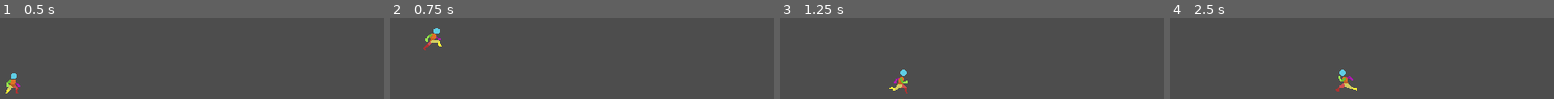
Above: before the commit, frames 1-4 (left to right).
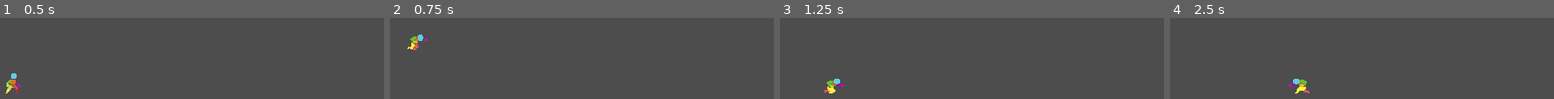
Above: after the commit, the same moments.

Repository: SJCooper/Prototype1
Game: Godot game, scene res://Assets/Scenes/game.tscn
Two runs of this game, one before a commit and one after it. Both use one fixed random seed, a clock stepped at 60 frames per second and the inputs below.
Inputs:
- Up to frame 1 (0.5 s): no input
- Up to frame 2 (0.75 s): tap Enter (ui_accept) at 0.5 s; hold Right (ui_right) from 0.53 s (still down); hold Z from 0.53 s (still down)
- Up to frame 3 (1.25 s): keep holding Right (ui_right); keep holding Z; tap Enter (ui_accept) at 0.77 s; tap X at 0.8 s
- Up to frame 4 (2.5 s): release Z at 1.28 s; tap X at 1.35, 2.3 s; tap Enter (ui_accept) at 1.52 s; tap Z at 1.55 s; release Right (ui_right) at 2.03 s; hold Left (ui_left) from 2.03 s (still down); hold Z from 2.03 s (still down)

Frame 1 is identical in both runs. In frame 2, 0.9% of the frame differs, in the area x 4-14%, y 12-40%; in frame 3, 0.9%; in frame 4, 1.0%, in the area x 30-49%, y 63-94%.

Commit message:
add slide
added logic for sliding

Diff:
--- a/Assets/Scripts/player.gd
+++ b/Assets/Scripts/player.gd
@@ -37,6 +37,26 @@
 		$AnimatedSprite2D.play("walk")
 		$AnimatedSprite2D.flip_h = true
 		speedAdjust = 2
+	#crouch walk right logic
+	elif Input.is_action_pressed("ui_right") && Input.is_key_pressed(KEY_Z):
+		$AnimatedSprite2D.play("crouch_walk")
+		$AnimatedSprite2D.flip_h = false
+		speedAdjust = 3
+	#crouch walk left logic
+	elif Input.is_action_pressed("ui_left") && Input.is_key_pressed(KEY_Z):
+		$AnimatedSprite2D.play("crouch_walk")
+		$AnimatedSprite2D.flip_h = true
+		speedAdjust = 3
+	#slide  right logic
+	elif Input.is_action_pressed("ui_right") && Input.is_key_pressed(KEY_X):
+		$AnimatedSprite2D.play("slide")
+		$AnimatedSprite2D.flip_h = false
+		speedAdjust = 1.5
+	#slide left logic
+	elif Input.is_action_pressed("ui_left") && Input.is_key_pressed(KEY_X):
+		$AnimatedSprite2D.play("slide")
+		$AnimatedSprite2D.flip_h = true
+		speedAdjust = 1.5
 	#run right animation logic
 	elif Input.is_action_pressed("ui_right"):
 		$AnimatedSprite2D.play("run")
@@ -47,6 +67,9 @@
 		$AnimatedSprite2D.play("run")
 		$AnimatedSprite2D.flip_h = true
 		speedAdjust = 1
+
+	elif Input.is_key_pressed(KEY_Z):
+		$AnimatedSprite2D.play("crouch_idle")
 	#idle animation logic
 	else:
 		$AnimatedSprite2D.play("idle")
